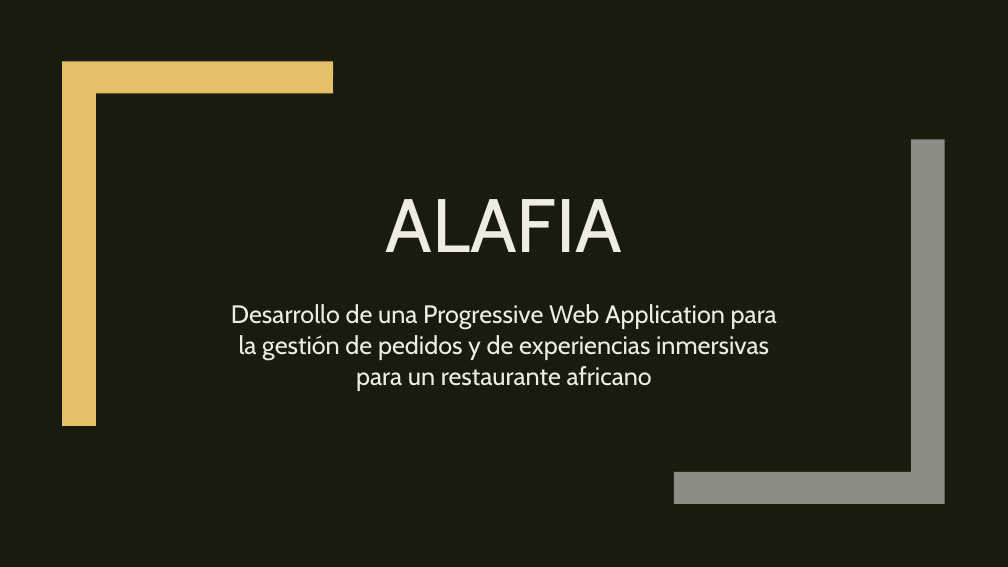
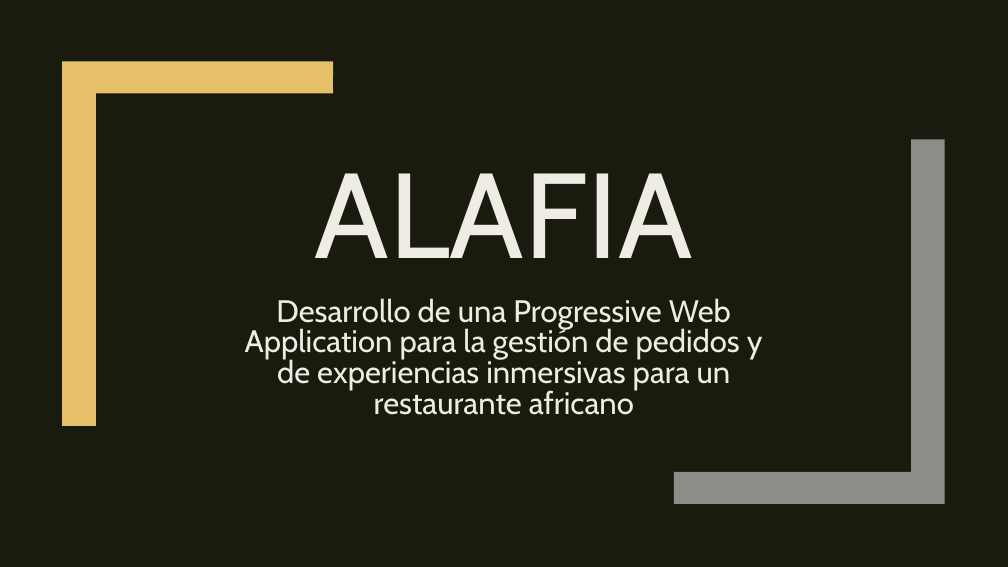
Before and after one commit to daniescorpio/Alafia, a slide deck: slide 1 of AlafiaPresentacion.pptx. Drawn at 1008x567 pixels with LibreOffice and Linux fonts; fonts in the diff are those of the drawing. Boxes give left, top, right and bottom in pixels: in the first picture for what was removed or moved away, otherwise in the second. Text is boxed around its words. In the diff, an @@ line names an element or a change of style, - is before the commit and + after.

```diff
--- a/AlafiaPresentacion.pptx
+++ b/AlafiaPresentacion.pptx
@@ title "ALAFIA": place and size @@
-title "ALAFIA" at bbox=[386, 199, 622, 252]
+title "ALAFIA" at bbox=[315, 173, 693, 258]
@@ title "ALAFIA" at bbox=[315, 173, 693, 258]: size 72 to 115 pt @@
@@ subtitle "Desarrollo de una Progressive Web ..." at bbox=[245, 298, 763, 415]: size 24 to 29.6 pt; line spacing 1.02 to 0.82 @@
```
Also in this commit, not shown: 3 other slides changed, 14 slides added, 7 slides removed.
